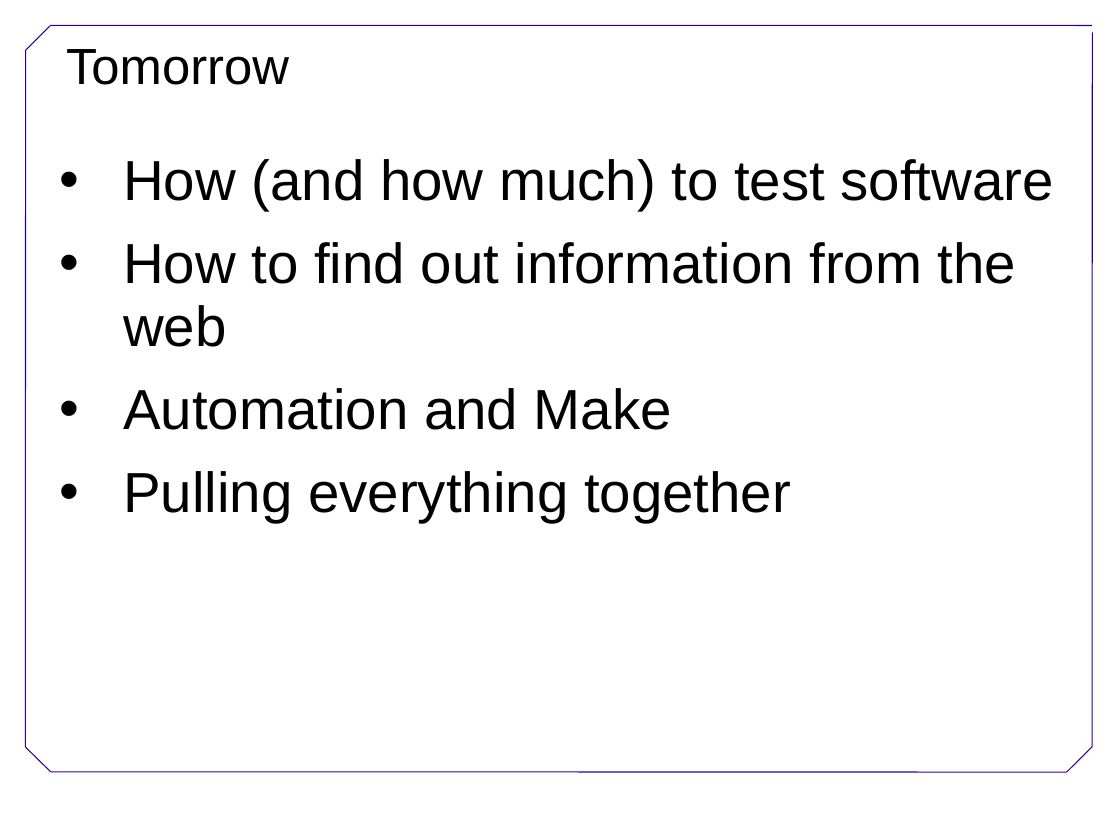
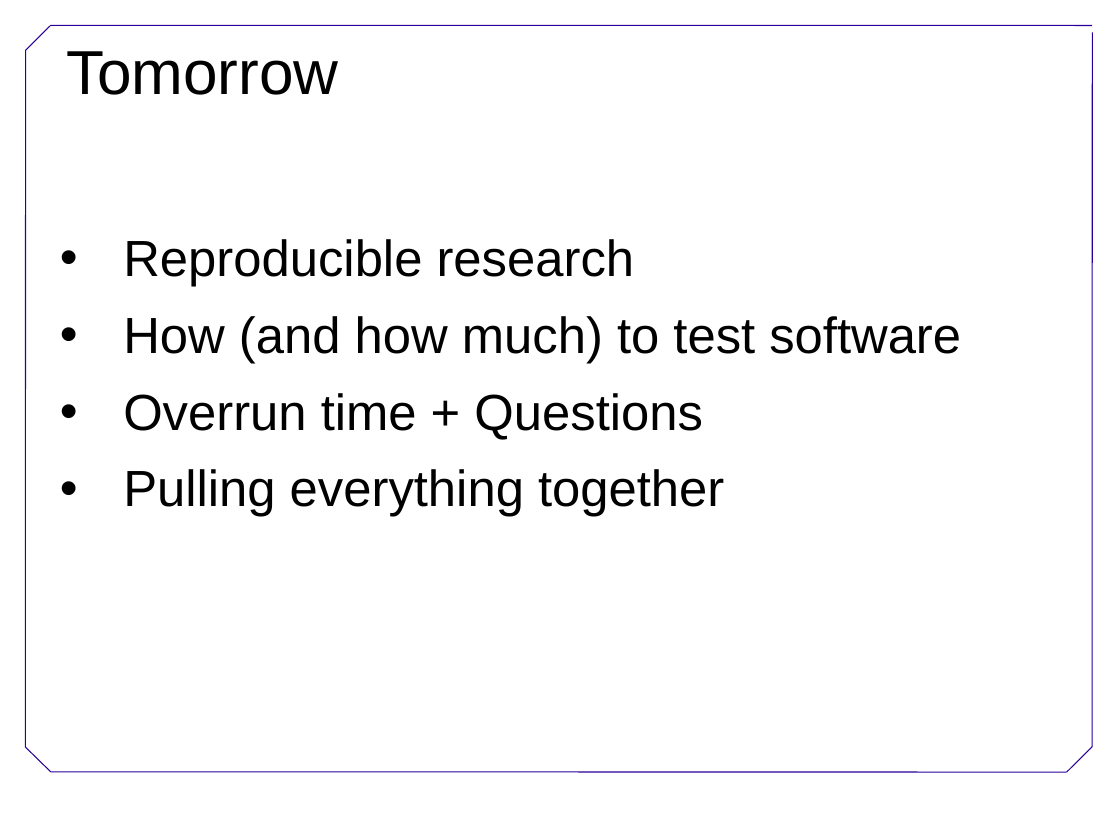
Before and after one commit to swcarpentry/DEPRECATED-boot-camps, a slide deck: slide 3 of Welcome.ppt. Drawn at 1120x840 pixels with LibreOffice and Linux fonts; fonts in the diff are those of the drawing; background and template pictures are left out. Boxes give left, top, right and bottom in pixels: in the first picture for what was removed or moved away, otherwise in the second. Text is boxed around its words. In the diff, an @@ line names an element or a change of style, - is before the commit and + after.

```diff
--- a/Welcome.ppt
+++ b/Welcome.ppt
@@ title "Tomorrow" at [66,51,338,95]: size 36 to 44 pt @@
@@ text at [123,239,635,286]: paragraph added @@
+• Reproducible research
@@ text at [123,316,961,517]: size 40 to 36 pt in "How (and how much) to test software", "Pulling everything together" @@
@@ text at [123,393,703,440]: text changed; size 40 to 36 pt @@
-• How to find out information from the web
-• Automation and Make
+• Overrun time + Questions
```
Also in this commit, not shown: 2 other slides changed, 2 slides added, 2 slides removed, 1 other file.
